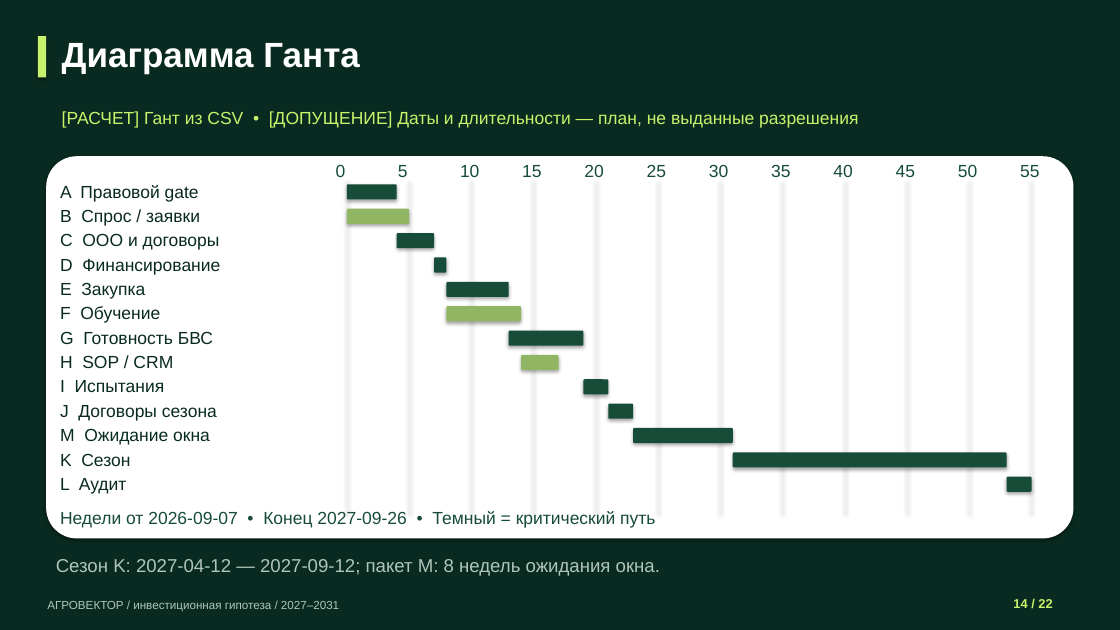
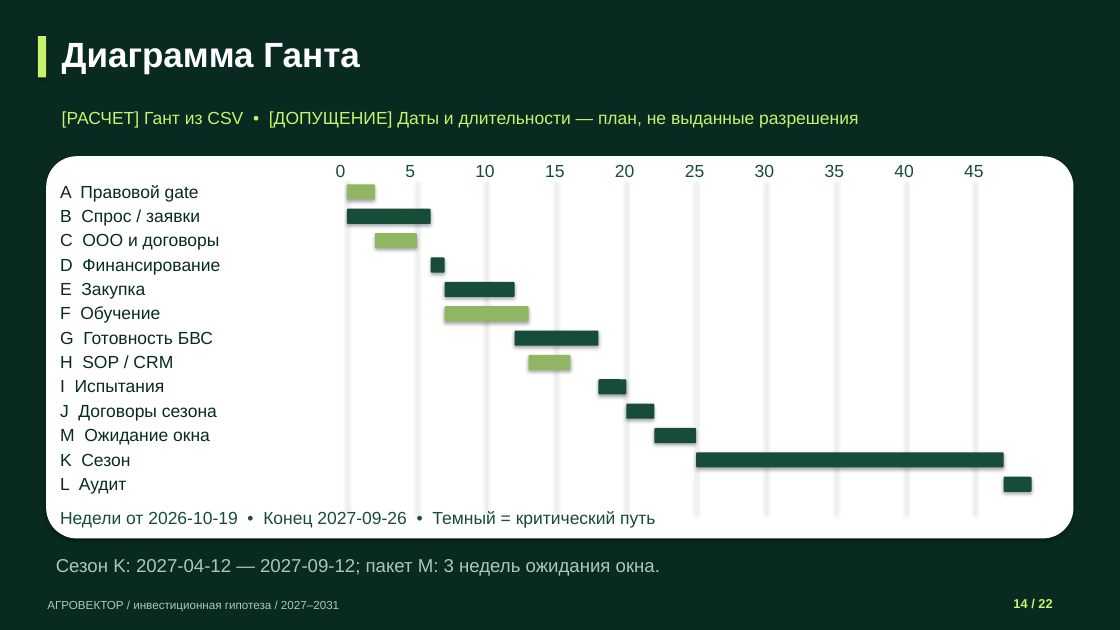
Before and after one commit to lalka1231/spareforge-business-plan, a slide deck: slide 14 of presentations/AGROVECTOR_22_SLIDES.pptx. Drawn at 1120x630 pixels with LibreOffice and Linux fonts; fonts in the diff are those of the drawing. Boxes give left, top, right and bottom in pixels: in the first picture for what was removed or moved away, otherwise in the second. Text is boxed around its words. In the diff, an @@ line names an element or a change of style, - is before the commit and + after.

```diff
--- a/presentations/AGROVECTOR_22_SLIDES.pptx
+++ b/presentations/AGROVECTOR_22_SLIDES.pptx
@@ text "5" moved from (x1=398, y1=165, x2=408, y2=177) to (x1=405, y1=165, x2=415, y2=177) @@
@@ text "15" moved from (x1=522, y1=165, x2=541, y2=177) to (x1=545, y1=165, x2=564, y2=177) @@
@@ text "20" moved from (x1=584, y1=164, x2=603, y2=177) to (x1=615, y1=164, x2=634, y2=177) @@
@@ text "25" moved from (x1=647, y1=164, x2=666, y2=177) to (x1=685, y1=164, x2=704, y2=177) @@
@@ text "30" moved from (x1=709, y1=164, x2=728, y2=177) to (x1=755, y1=164, x2=774, y2=177) @@
@@ text "35" moved from (x1=771, y1=165, x2=790, y2=177) to (x1=825, y1=164, x2=844, y2=177) @@
@@ text "40" moved from (x1=833, y1=164, x2=852, y2=177) to (x1=894, y1=164, x2=913, y2=177) @@
@@ text removed at (x1=958, y1=164, x2=977, y2=177) @@
-50
@@ text "45" moved from (x1=896, y1=165, x2=915, y2=177) to (x1=964, y1=165, x2=983, y2=177) @@
@@ text removed at (x1=1020, y1=165, x2=1039, y2=177) @@
-55
@@ rounded rectangle resized from (x1=347, y1=184, x2=397, y2=199) to (x1=347, y1=208, x2=431, y2=223) @@
@@ rounded rectangle resized from (x1=397, y1=233, x2=434, y2=248) to (x1=347, y1=184, x2=375, y2=199) @@
@@ rounded rectangle at (x1=347, y1=184, x2=375, y2=199): fill #164C38 to #91B663 @@
@@ rectangle moved from (x1=409, y1=181, x2=410, y2=514) to (x1=417, y1=181, x2=418, y2=514) @@
@@ rectangle moved from (x1=534, y1=181, x2=534, y2=514) to (x1=556, y1=181, x2=557, y2=514) @@
@@ rectangle moved from (x1=596, y1=181, x2=597, y2=514) to (x1=627, y1=181, x2=628, y2=514) @@
@@ rectangle removed at (x1=658, y1=181, x2=659, y2=514) @@
@@ rectangle moved from (x1=721, y1=181, x2=722, y2=514) to (x1=697, y1=181, x2=697, y2=514) @@
@@ rectangle moved from (x1=783, y1=181, x2=784, y2=514) to (x1=766, y1=181, x2=767, y2=514) @@
@@ rectangle moved from (x1=845, y1=181, x2=846, y2=514) to (x1=836, y1=181, x2=837, y2=514) @@
@@ rectangle moved from (x1=970, y1=181, x2=970, y2=514) to (x1=975, y1=181, x2=976, y2=514) @@
@@ rectangle removed at (x1=1032, y1=181, x2=1033, y2=514) @@
@@ rounded rectangle resized from (x1=347, y1=208, x2=409, y2=223) to (x1=375, y1=233, x2=417, y2=248) @@
@@ rounded rectangle resized from (x1=447, y1=281, x2=509, y2=297) to (x1=444, y1=281, x2=514, y2=297) @@
@@ rounded rectangle resized from (x1=447, y1=306, x2=522, y2=321) to (x1=444, y1=306, x2=528, y2=321) @@
@@ rounded rectangle resized from (x1=509, y1=330, x2=584, y2=345) to (x1=515, y1=330, x2=599, y2=345) @@
@@ rounded rectangle resized from (x1=521, y1=355, x2=558, y2=370) to (x1=528, y1=355, x2=571, y2=370) @@
@@ 1 text, 1 rectangle, 1 rounded rectangle moved together from (x1=460, y1=164, x2=609, y2=514) to (x1=475, y1=164, x2=626, y2=514) @@
@@ rounded rectangle moved from (x1=608, y1=403, x2=634, y2=418) to (x1=627, y1=403, x2=655, y2=418) @@
@@ rounded rectangle resized from (x1=634, y1=428, x2=734, y2=443) to (x1=655, y1=428, x2=697, y2=443) @@
@@ rounded rectangle resized from (x1=733, y1=452, x2=1007, y2=467) to (x1=697, y1=452, x2=1004, y2=467) @@
@@ text at (x1=60, y1=511, x2=655, y2=528): text changed @@
-Недели от 2026-09-07 • Конец 2027-09-26 • Темный = критический путь
+Недели от 2026-10-19 • Конец 2027-09-26 • Темный = критический путь
@@ text at (x1=56, y1=559, x2=660, y2=576): text changed @@
-Сезон K: 2027-04-12 — 2027-09-12; пакет M: 8 недель ожидания окна.
+Сезон K: 2027-04-12 — 2027-09-12; пакет M: 3 недель ожидания окна.
```
Also in this commit, not shown: 4 other slides changed, 21 other files.
